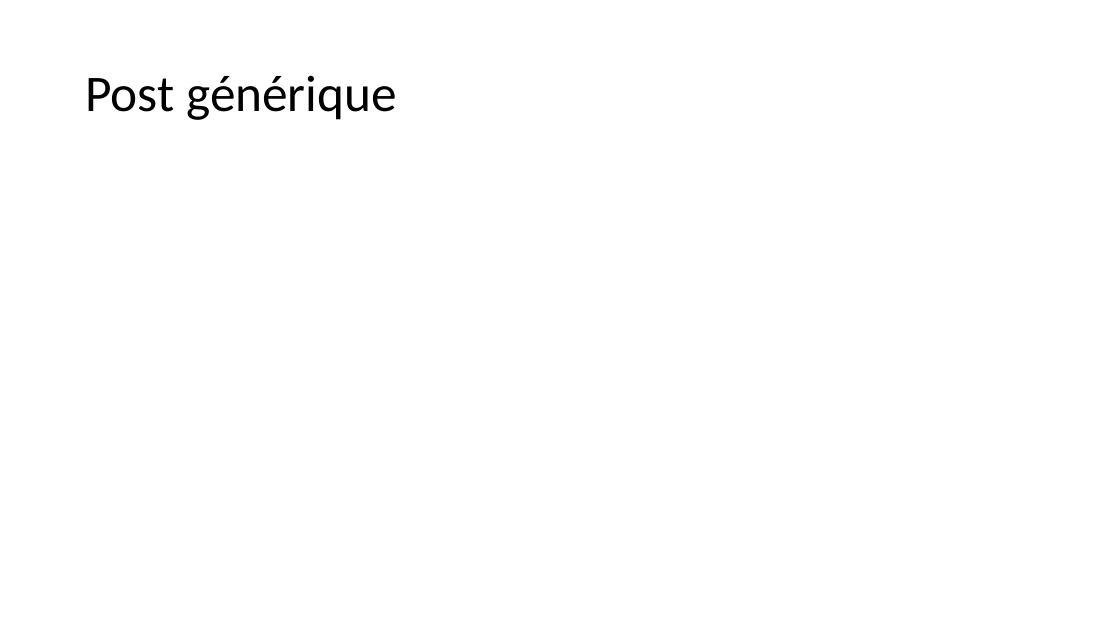
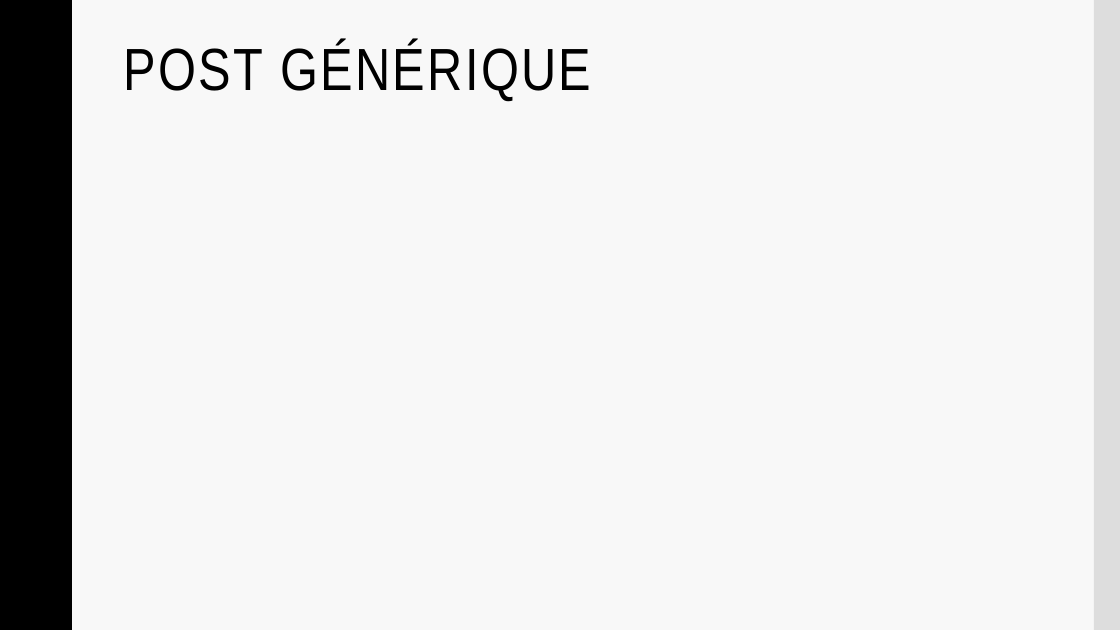
Before and after one commit to Frizzbii/Serious-Game-MMI, a slide deck: slide 15 of presentation.pptx (slide 19 before the commit). Drawn at 1120x630 pixels with LibreOffice and Linux fonts; fonts in the diff are those of the drawing; background and template pictures are left out. Boxes give left, top, right and bottom in pixels: in the first picture for what was removed or moved away, otherwise in the second. Text is boxed around its words. In the diff, an @@ line names an element or a change of style, - is before the commit and + after.

```diff
--- a/presentation.pptx
+++ b/presentation.pptx
@@ background #FFFFFF to #F8F8F8 @@
@@ rectangle added at <box>0,0,71,630</box>, fill #000000, outline #000000 1 pt @@
@@ rectangle added at <box>1094,0,1120,630</box>, fill #DDDDDD @@
@@ title "POST GÉNÉRIQUE" at <box>123,42,591,101</box>: vertical alignment middle to top @@
@@ title at <box>123,42,591,101</box>: text changed; size 44 to 51 pt; font Calibri to Arial Narrow @@
-Post générique
+POST GÉNÉRIQUE
```
Also in this commit, not shown: 11 other slides changed, 4 slides added, 8 slides removed.
